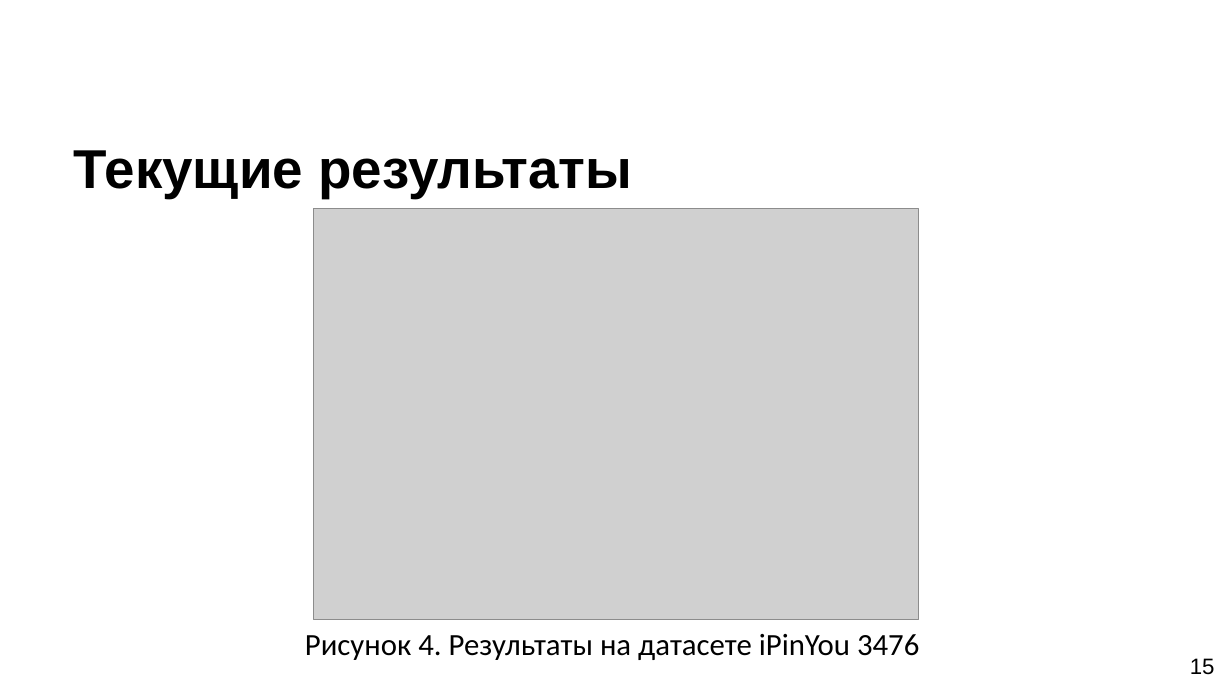
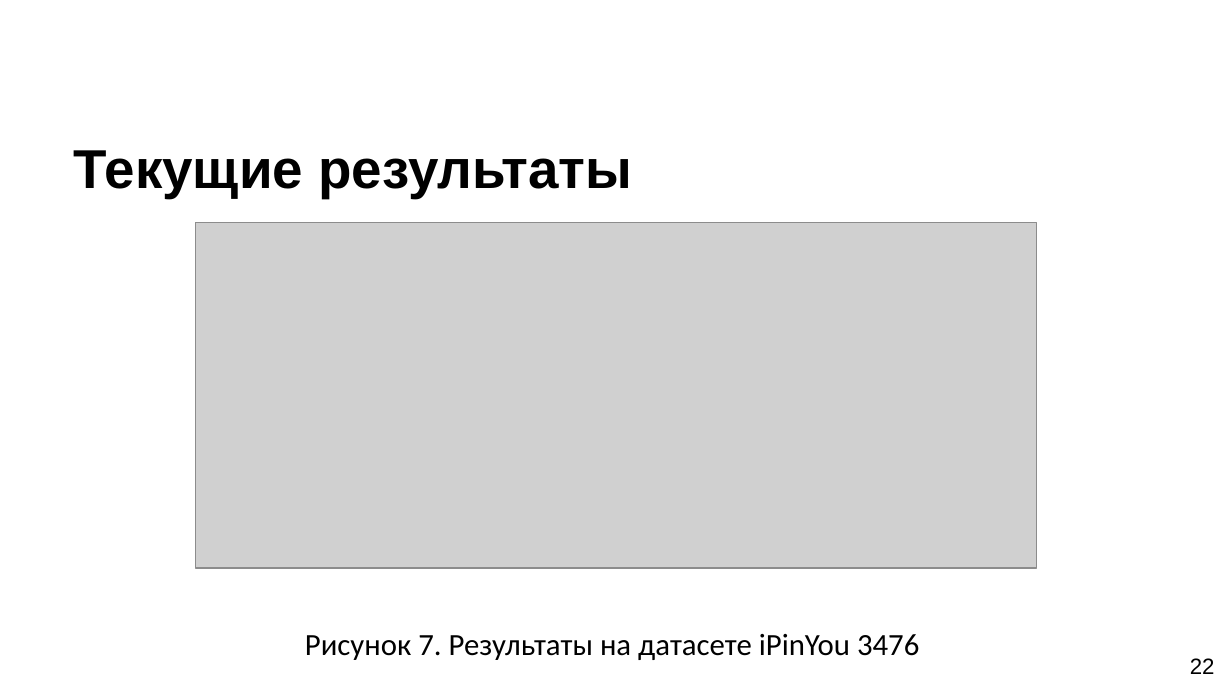
Before and after one commit to SerTelnov/landscape-forecasting, a slide deck: slide 22 of stuff/docs/2020-pps-forecasting.pptx (slide 15 before the commit). Drawn at 1232x693 pixels with LibreOffice and Linux fonts; fonts in the diff are those of the drawing; grey boxes stand for pictures; background and template pictures are left out. Boxes give left, top, right and bottom in pixels: in the first picture for what was removed or moved away, otherwise in the second. Text is boxed around its words. In the diff, an @@ line names an element or a change of style, - is before the commit and + after.

```diff
--- a/stuff/docs/2020-pps-forecasting.pptx
+++ b/stuff/docs/2020-pps-forecasting.pptx
@@ picture: place and size @@
-picture at (313, 208, 918, 620)
+picture at (196, 223, 1037, 569)
@@ text at (305, 634, 919, 660): text changed @@
-Рисунок 4. Результаты на датасете iPinYou 3476
+Рисунок 7. Результаты на датасете iPinYou 3476
@@ page number at (1190, 658, 1215, 674): text changed @@
-15
+22
```
Also in this commit, not shown: 11 other slides changed, 9 slides added, 2 slides removed.
